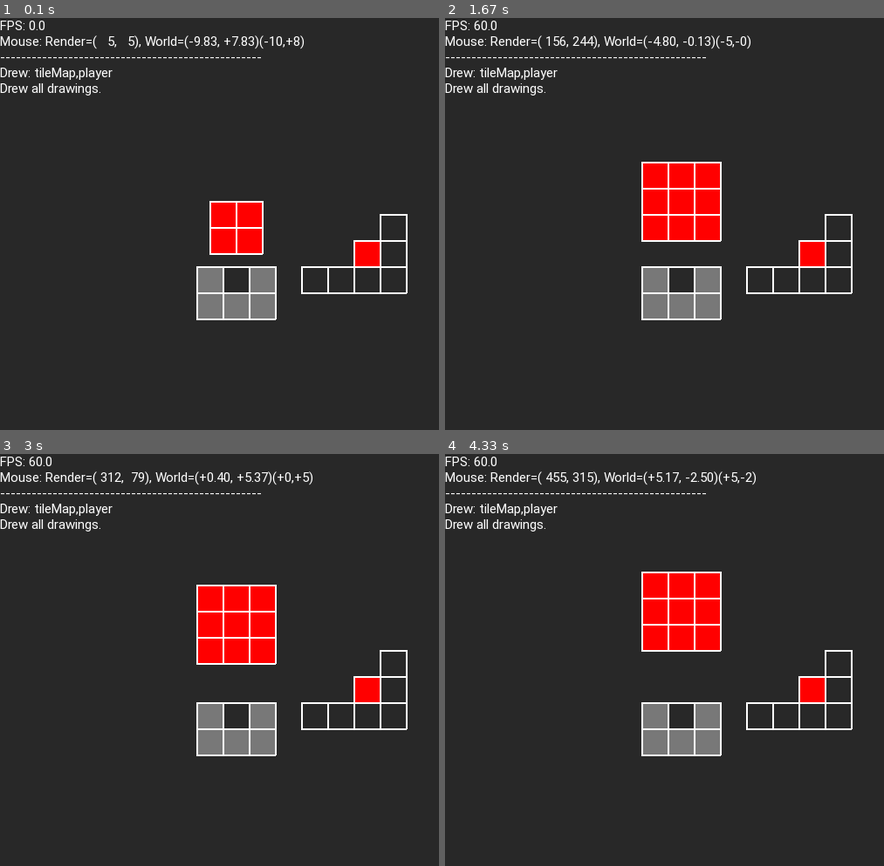
Above: before the commit, frames 1-4 (two rows, left to right).
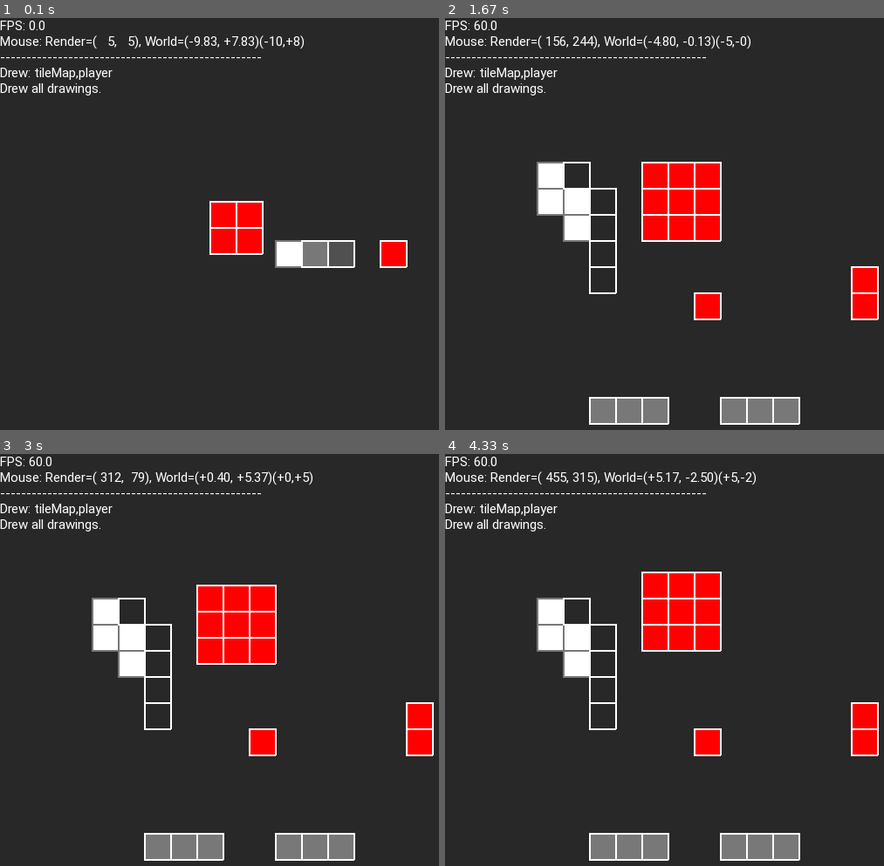
Above: after the commit, the same moments.

Repository: sustainablelab/2024_08_19
Game: pygame game, started from game.py
The game is run twice, just before and just after one commit, with the same random seed, the same clock (stepped at 60 frames per second) and the same inputs.
Inputs (mouse positions are in pixels of both pictures, inside the frame that each line leads up to):
- Up to frame 1 (0.1 s): no input
- Up to frame 2 (1.67 s): hold R 0.33-0.8 s; hold Up 0.33-0.8 s; move the mouse to (686, 244) at 0.37 s; hold Up 0.83-1.3 s; hold W 0.83-1.3 s; move the mouse to (875, 215) at 0.87 s; hold Down 1.33-1.63 s; hold S 1.33-1.63 s; move the mouse to (581, 232) at 1.37 s
- Up to frame 3 (3 s): hold Up 1.67-2.03 s; hold W 1.67-2.03 s; move the mouse to (100, 602) at 1.7 s; hold Down 2.07-2.43 s; hold S 2.07-2.43 s; move the mouse to (338, 515) at 2.1 s; hold Up 2.47-2.77 s; hold W 2.47-2.77 s; move the mouse to (324, 701) at 2.5 s; hold Down from 2.8 s (still down); hold S from 2.8 s (still down); move the mouse to (272, 524) at 2.83 s
- Up to frame 4 (4.33 s): release Down at 3.1 s; release S at 3.1 s; hold Up 3.13-3.5 s; hold W 3.13-3.5 s; move the mouse to (519, 651) at 3.17 s; hold Down 3.53-3.9 s; hold S 3.53-3.9 s; move the mouse to (712, 709) at 3.57 s; hold Up 3.93-4.23 s; hold W 3.93-4.23 s; move the mouse to (690, 594) at 3.97 s; hold Down from 4.27 s (still down); hold S from 4.27 s (still down); move the mouse to (840, 730) at 4.3 s

The runs differ from the first frame. In frame 1, 4.2% of the frame differs, in the area x 44-93%, y 47-74%; in frame 2, 8.0%, in the area x 20-99%, y 34-99%; in frame 3, 8.0%; in frame 4, 8.0%.

Commit message:
Commit old edits

Diff:
--- a/game.py
+++ b/game.py
@@ -58,6 +58,9 @@
     * ;m<Space> to open both game and editor window at the same time
     * ;<Space> still just opens application for whichever buffer is active
 * [x] Add player speed. Hold down key and player moves at that speed.
+* [x] 'r' resets (reloads) the level
+    * [ ] 'r' resets the player position as well
+* [ ] Add undo
 * [ ] Create levels.
     * Introduce basic size change puzzles.
     * Then come up with levels that act as tiles so that the size change
@@ -128,9 +131,11 @@
             # Ctrl+L load
             case pygame.K_l:
                 if (kmod & pygame.KMOD_CTRL):
-                    self.game.tileMap.load("level1.json") # TEMPORARY: load TileMap
+                    self.game.tileMap.load(self.game.level) # TEMPORARY: load TileMap
                 else:
                     pass
+            case pygame.K_r:
+                self.game.tileMap.load(self.game.level)
             case _: logger.debug(event)
 
 class CpuRenderer:
@@ -334,8 +339,11 @@
     """
     def __init__(self, game) -> None:
         super().__init__(game)
-        if 1: # Change to 0 to debug serialization
-            self.load("level1.json") # Create self.tile_dict. TODO: loading happens elsewhere
+        if 0: # Change to 0 to debug serialization
+            self.load(self.game.level) # Create self.tile_dict. TODO: loading happens elsewhere
+            logger.info(self.tile_dict)
+            logger.info(self.tile_list)
+            sys.exit()
         else:
             self.load_to_debug_serialization()
 
@@ -366,6 +374,7 @@
         self.xfm = Xfm(self)
         self.drawings = {}
         # Drawable game objects
+        self.level = "level1.json"
         self.player = Player(self)
         self.tileMap = TileMapGame(self)
 
--- a/level1.json
+++ b/level1.json
@@ -1,7 +1,111 @@
 {
-    "(-1, -2)": {
-        "pos": [
-            -1,
+    "(-6, 2)": {
+        "pos": [
+            -6,
+            2
+        ],
+        "color": [
+            255,
+            255,
+            255,
+            255
+        ],
+        "behavior": "stop"
+    },
+    "(-6, 1)": {
+        "pos": [
+            -6,
+            1
+        ],
+        "color": [
+            255,
+            255,
+            255,
+            255
+        ],
+        "behavior": "stop"
+    },
+    "(-5, 1)": {
+        "pos": [
+            -5,
+            1
+        ],
+        "color": [
+            255,
+            255,
+            255,
+            255
+        ],
+        "behavior": "stop"
+    },
+    "(-5, 0)": {
+        "pos": [
+            -5,
+            0
+        ],
+        "color": [
+            255,
+            255,
+            255,
+            255
+        ],
+        "behavior": "stop"
+    },
+    "(-5, 2)": {
+        "pos": [
+            -5,
+            2
+        ],
+        "color": [
+            40,
+            40,
+            40,
+            255
+        ],
+        "behavior": "stop"
+    },
+    "(-4, 1)": {
+        "pos": [
+            -4,
+            1
+        ],
+        "color": [
+            40,
+            40,
+            40,
+            255
+        ],
+        "behavior": "stop"
+    },
+    "(-4, 0)": {
+        "pos": [
+            -4,
+            0
+        ],
+        "color": [
+            40,
+            40,
+            40,
+            255
+        ],
+        "behavior": "stop"
+    },
+    "(-4, -1)": {
+        "pos": [
+            -4,
+            -1
+        ],
+        "color": [
+            40,
+            40,
+            40,
+            255
+        ],
+        "behavior": "stop"
+    },
+    "(-4, -2)": {
+        "pos": [
+            -4,
             -2
         ],
         "color": [
@@ -10,162 +114,123 @@
             40,
             255
         ],
-        "behavior": "push"
-    },
-    "(2, -2)": {
+        "behavior": "stop"
+    },
+    "(-4, -7)": {
+        "pos": [
+            -4,
+            -7
+        ],
+        "color": [
+            120,
+            120,
+            120,
+            255
+        ],
+        "behavior": "stop"
+    },
+    "(-3, -7)": {
+        "pos": [
+            -3,
+            -7
+        ],
+        "color": [
+            120,
+            120,
+            120,
+            255
+        ],
+        "behavior": "stop"
+    },
+    "(-2, -7)": {
+        "pos": [
+            -2,
+            -7
+        ],
+        "color": [
+            120,
+            120,
+            120,
+            255
+        ],
+        "behavior": "stop"
+    },
+    "(1, -7)": {
+        "pos": [
+            1,
+            -7
+        ],
+        "color": [
+            120,
+            120,
+            120,
+            255
+        ],
+        "behavior": "stop"
+    },
+    "(2, -7)": {
         "pos": [
             2,
+            -7
+        ],
+        "color": [
+            120,
+            120,
+            120,
+            255
+        ],
+        "behavior": "stop"
+    },
+    "(3, -7)": {
+        "pos": [
+            3,
+            -7
+        ],
+        "color": [
+            120,
+            120,
+            120,
+            255
+        ],
+        "behavior": "stop"
+    },
+    "(0, -3)": {
+        "pos": [
+            0,
+            -3
+        ],
+        "color": [
+            255,
+            0,
+            0,
+            255
+        ],
+        "behavior": "stop"
+    },
+    "(6, -3)": {
+        "pos": [
+            6,
+            -3
+        ],
+        "color": [
+            255,
+            0,
+            0,
+            255
+        ],
+        "behavior": "stop"
+    },
+    "(6, -2)": {
+        "pos": [
+            6,
             -2
         ],
         "color": [
-            40,
-            40,
-            40,
-            255
-        ],
-        "behavior": "push"
-    },
-    "(3, -2)": {
-        "pos": [
-            3,
-            -2
-        ],
-        "color": [
-            40,
-            40,
-            40,
-            255
-        ],
-        "behavior": "push"
-    },
-    "(4, -2)": {
-        "pos": [
-            4,
-            -2
-        ],
-        "color": [
-            40,
-            40,
-            40,
-            255
-        ],
-        "behavior": "push"
-    },
-    "(5, -2)": {
-        "pos": [
-            5,
-            -2
-        ],
-        "color": [
-            40,
-            40,
-            40,
-            255
-        ],
-        "behavior": "push"
-    },
-    "(5, -1)": {
-        "pos": [
-            5,
-            -1
-        ],
-        "color": [
-            40,
-            40,
-            40,
-            255
-        ],
-        "behavior": "push"
-    },
-    "(5, 0)": {
-        "pos": [
-            5,
-            0
-        ],
-        "color": [
-            40,
-            40,
-            40,
-            255
-        ],
-        "behavior": "push"
-    },
-    "(4, -1)": {
-        "pos": [
-            4,
-            -1
-        ],
-        "color": [
-            255,
-            0,
-            0,
-            255
-        ],
-        "behavior": "push"
-    },
-    "(-2, -2)": {
-        "pos": [
-            -2,
-            -2
-        ],
-        "color": [
-            120,
-            120,
-            120,
-            255
-        ],
-        "behavior": "push"
-    },
-    "(0, -2)": {
-        "pos": [
-            0,
-            -2
-        ],
-        "color": [
-            120,
-            120,
-            120,
-            255
-        ],
-        "behavior": "push"
-    },
-    "(0, -3)": {
-        "pos": [
-            0,
-            -3
-        ],
-        "color": [
-            120,
-            120,
-            120,
-            255
-        ],
-        "behavior": "push"
-    },
-    "(-1, -3)": {
-        "pos": [
-            -1,
-            -3
-        ],
-        "color": [
-            120,
-            120,
-            120,
-            255
-        ],
-        "behavior": "push"
-    },
-    "(-2, -3)": {
-        "pos": [
-            -2,
-            -3
-        ],
-        "color": [
-            120,
-            120,
-            120,
-            255
-        ],
-        "behavior": "push"
+            255,
+            0,
+            0,
+            255
+        ],
+        "behavior": "stop"
     }
 }
--- a/libs/tile.py
+++ b/libs/tile.py
@@ -13,18 +13,29 @@
 import sys
 import json
 import pygame
-if __name__ == '__main__':
+try:
     from frect import FRect
     from utils import Color
-else:
+except ModuleNotFoundError:
     from libs.frect import FRect
     from libs.utils import Color
+
+# This method doesn't work with 'python -m unittest discover -s libs'
+# if __name__ == '__main__':
+#     from frect import FRect
+#     from utils import Color
+# else:
+#     from libs.frect import FRect
+#     from libs.utils import Color
 import logging
 logger = logging.getLogger(__name__)
 
 
 class Tile:
-    """Define a tile in the TileMap. See also TileMap."""
+    """Define a tile in the TileMap. See also TileMap.
+
+    See also 'TestTile_attributes' for a list of all attributes.
+    """
     def __init__(self, pos=(0,0), color=Color.light_grey, behavior='stop') -> None:
         self.pos = pos
         self.color = color
@@ -88,7 +99,18 @@
                 ]
 
 class TileMap:
-    """Store Tiles in a dict: {"(x, y)": Tile(), }. See also Tile."""
+    """Store Tiles in a dict: {"(x, y)": Tile(), }. See also Tile.
+
+        tile_dict example:
+            {'(-1, -2)': Tile(pos=[-1, -2], color=Color.grey, behavior="push"),
+            '(2, -2)': Tile(pos=[2, -2], color=Color.grey, behavior="push"),
+            ...}
+
+        tile_list example:
+            [Tile(pos=[-1, -2], color=Color.grey, behavior="push"),
+             Tile(pos=[2, -2], color=Color.grey, behavior="push"),
+             ...]
+    """
     def __init__(self, game) -> None:
         self.game = game
         self.tile_dict = {}
@@ -141,42 +163,8 @@
             tile.color is the tile color.
             tile.behavior is the tile behavior.
             tile.art is the four vertices of the tile.
-
-        Why not just use the dict directly? TileMap().tile_dict is NOT a
-        dictionary of Tiles. It is a dictionary of tile values ('(x, y)':
-        {'pos': (x, y), 'color': (r, g, b, a)}.
-
-        I was avoiding putting Tiles directly in the 'TileMap().tile_dict' to
-        avoid writing custom serialization when saving levels to file. This
-        was a bad decision.
-
-        TODO: store Tiles as Tiles in the TileMap().tile_dict. Get rid of the
-        conversion that happens in this function.
-
-        Example
-        -------
-        for k in self.tile_dict:
-            logger.info(f"{k}: {self.tile_dict[k]}")
-        (1, 5): {'pos': (1, 5), 'color': (40, 40, 40, 255)}
-        (2, 5): {'pos': (2, 5), 'color': (40, 40, 40, 255)}
-        (3, 5): {'pos': (3, 5), 'color': (40, 40, 40, 255)}
-        (5, 5): {'pos': (5, 5), 'color': (40, 40, 40, 255)}
-        for t in _tile_list:
-            logger.info(f"{t}")
-        Tile(pos=(1, -1), center=(1, -1))
-        Tile(pos=(2, -1), center=(2, -1))
-        Tile(pos=(3, -1), center=(3, -1))
-        Tile(pos=(5, -1), center=(5, -1))
         """
-        if 0:
-            _tile_list = []
-            for k in self.tile_dict:
-                v = self.tile_dict[k]
-                tile = Tile(v['pos'], v['color'])
-                _tile_list.append(tile)
-            return _tile_list
-        else:
-            return list(self.tile_dict.values())
+        return list(self.tile_dict.values())
 
     def draw(self) -> None:
         """Update Game.drawings['tileMap']."""
Not shown, changed: README.md
